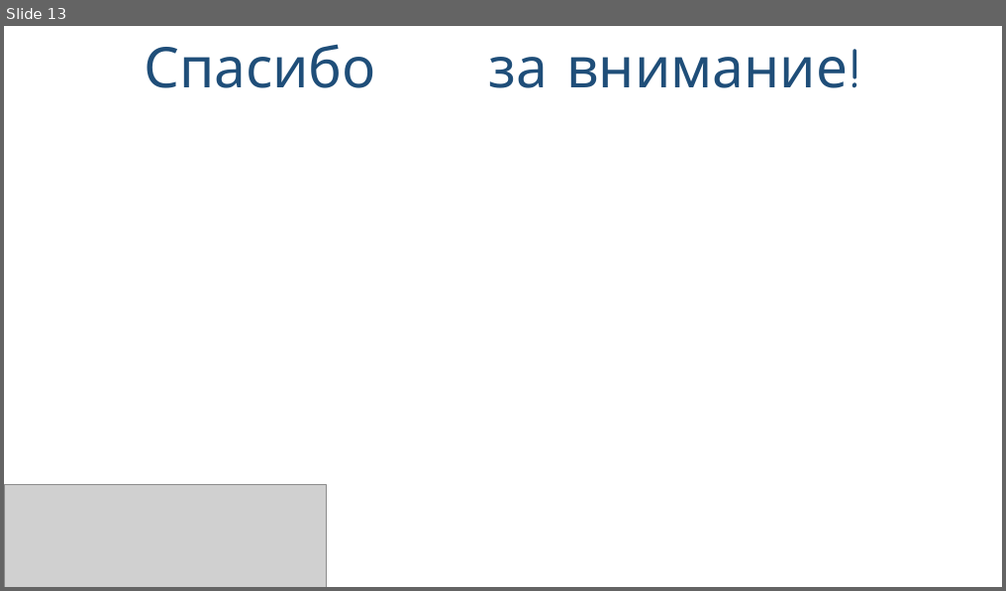
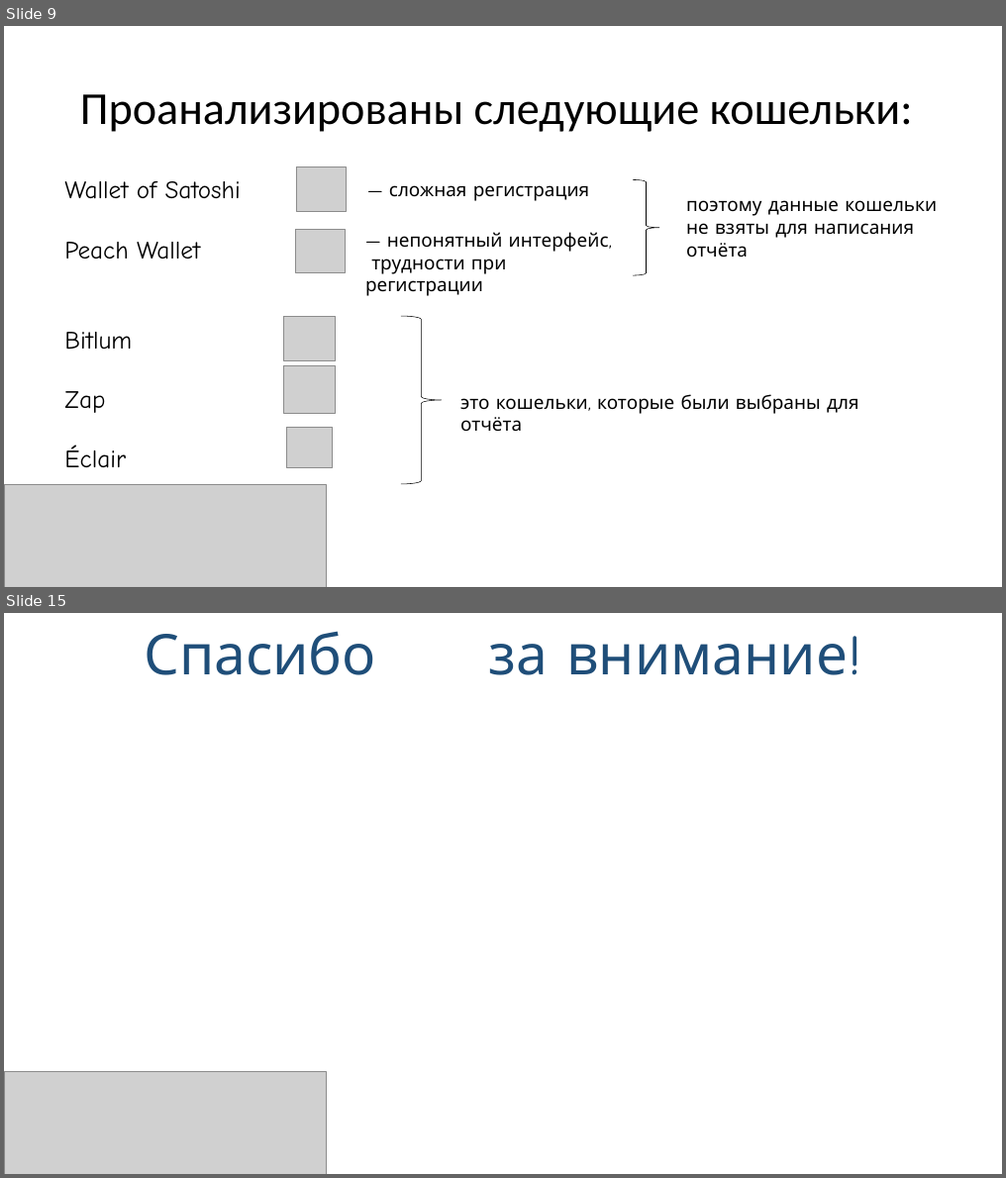
Before and after one commit to NikaLeb/181_351_testingLN, a slide deck: Lightning_Network.pptx. Shown one above the other, each under a label of ours: slide 13 before the commit, slides 9 and 15 after it; the slides between them are not shown. The pictures are 1006x591 and 1006x1178 pixels, drawn with LibreOffice and Linux fonts; fonts in the diff are those of the drawing; grey boxes stand for pictures; background and template pictures are left out. Boxes give left, top, right and bottom in pixels: in the first picture for what was removed or moved away, otherwise in the second. Text is boxed around its words. In the diff, an @@ line names an element or a change of style, - is before the commit and + after.

```diff
--- a/Lightning_Network.pptx
+++ b/Lightning_Network.pptx
@@ slide 9 added at (4,26,1002,587), background picture (left out) @@
@@ title added at (80,94,913,132), 44 pt, text #000000 @@
+Проанализированы следующие кошельки:
@@ picture added at (296,167,346,212) @@
@@ text added at (64,181,241,469), 24 pt, text #000000 @@
+Wallet of Satoshi
+Peach Wallet
+Bitlum
+Zap
+Éclair
@@ text added at (389,185,589,201), 18 pt, text #000000 @@
+— сложная регистрация
@@ right brace added at (633,180,659,276), outline #000000 0.5 pt @@
@@ text added at (686,200,937,258), 18 pt, text #000000 @@
+поэтому данные кошельки не взяты для написания отчёта
@@ picture added at (295,230,345,273) @@
@@ text added at (365,232,609,296), 18 pt, text #000000 @@
+— непонятный интерфейс,
+трудности при регистрации
@@ picture added at (284,316,336,362) @@
@@ right brace added at (401,316,442,485), outline #000000 0.5 pt @@
@@ picture added at (284,366,335,414) @@
@@ text added at (460,394,858,432), 18 pt, text #000000 @@
+это кошельки, которые были выбраны для отчёта
@@ picture added at (286,427,333,468) @@
@@ picture added at (4,484,327,587) @@
@@ what was slide 13 is now slide 15 @@
```
Also in this commit, not shown: 10 other slides added, 9 slides removed.
